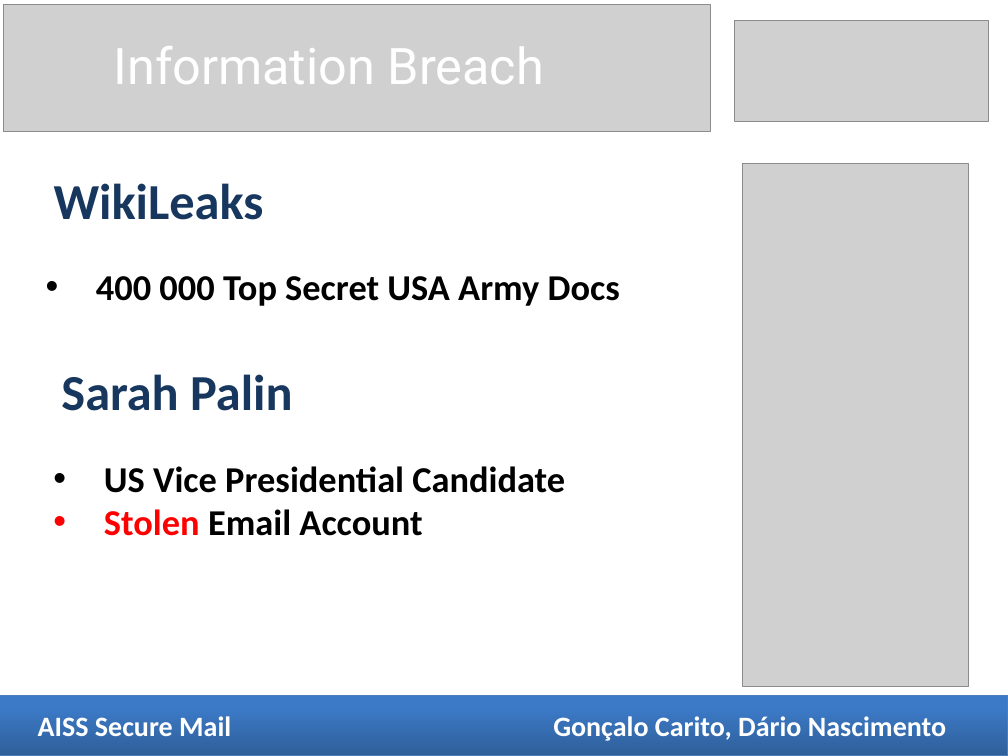
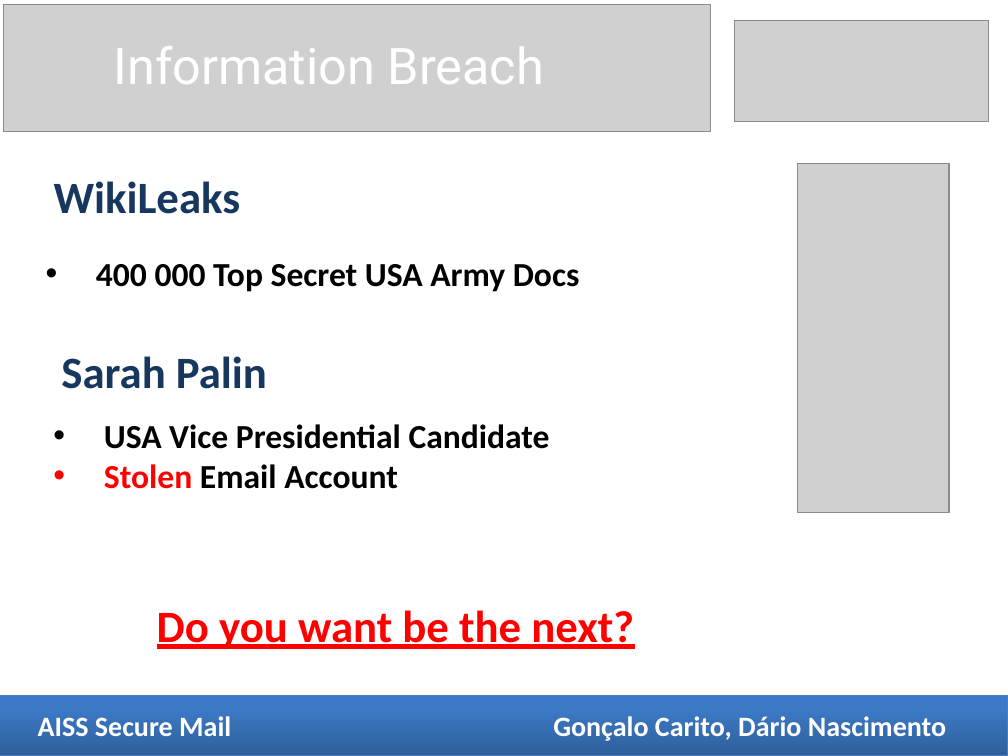
Before and after one commit to dnascimento/AISSProject, a slide deck: slide 2 of Apresentacoes/Comercial/Apresentação.pptx. Drawn at 1008x756 pixels with LibreOffice and Linux fonts; fonts in the diff are those of the drawing; grey boxes stand for pictures. Boxes give left, top, right and bottom in pixels: in the first picture for what was removed or moved away, otherwise in the second. Text is boxed around its words. In the diff, an @@ line names an element or a change of style, - is before the commit and + after.

```diff
--- a/Apresentacoes/Comercial/Apresentação.pptx
+++ b/Apresentacoes/Comercial/Apresentação.pptx
@@ text "WikiLeaks" at [54, 181, 241, 214]: size 36 to 32 pt @@
@@ picture: place and size @@
-picture at [742, 163, 969, 686]
+picture at [797, 163, 949, 512]
@@ text "400 000 Top Secret USA ...": place and size @@
-text "400 000 Top Secret USA ..." at [96, 276, 620, 306]
+text "400 000 Top Secret USA ..." at [96, 264, 580, 292]
@@ text "400 000 Top Secret USA ..." at [96, 264, 580, 292]: size 26 to 24 pt @@
@@ text "Sarah Palin" at [61, 356, 267, 389]: size 36 to 32 pt @@
@@ text "Sarah Palin": place and size @@
-text "Sarah Palin" at [61, 374, 292, 411]
+text "Sarah Palin" at [61, 356, 267, 389]
@@ text "USA Vice Presidential Candidate": place and size @@
-text "USA Vice Presidential Candidate" at [104, 466, 565, 536]
+text "USA Vice Presidential Candidate" at [104, 424, 550, 489]
@@ text at [104, 424, 550, 449]: text changed; size 26 to 24 pt @@
-• US Vice Presidential Candidate
+• USA Vice Presidential Candidate
@@ text at [104, 464, 398, 489]: size 26 to 24 pt in "Stolen Email Account" @@
@@ text added at [157, 610, 634, 649], 32 pt, text #FF0000, bold, underline @@
+Do you want be the next?
```
Also in this commit, not shown: 9 other slides changed, 3 slides added, 2 other files.
